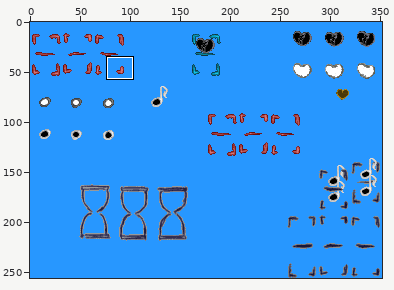
Sprite sheet, stored at gfx/cursor.png. Above: a wide view before the commit, with the close-up outlined.
Close-up. Before the edit:
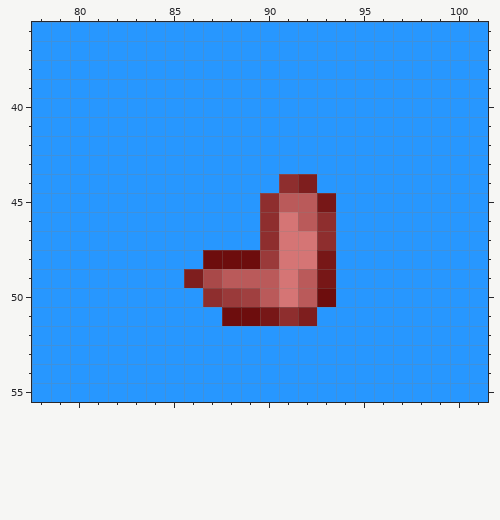
The file is 352x256 pixels. Colours within 5 levels of each other are drawn and written as one. Shown: x 78..101, y 36..55. The commit also changed other parts of the picture, which this record leaves out.
Once edited:
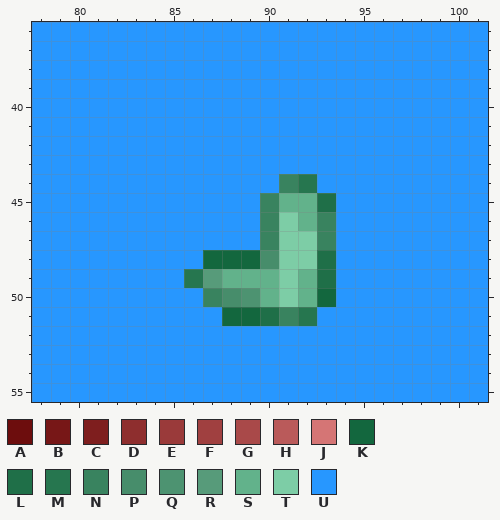
Palette (. is transparent): A #6d0d0d  B #771717  C #7e1e1e  D #8e2e2e  E #9a3a3a  F #a04040  G #a94949  H #ba5a5a  J #d57575  K #13673e  L #1f6f48  M #26764f  N #39835f  P #478d6b  Q #4d9371  R #579b7a  S #62b28b  T #7dcda6  U #2797ff
Changes in this commit:
@@ x 84..95 @@
 43 UUUUUUUUUUUU
-44 UUUUUUUDCUUU
-45 UUUUUUDHHBUU
-46 UUUUUUDJHDUU
-47 UUUUUUDJJDUU
-48 UUUAAAEJJBUU
-49 UUCGHHHJHBUU
-50 UUUDEFHJHAUU
-51 UUUUAABDCUUU
+44 UUUUUUUNMUUU
+45 UUUUUUNSSLUU
+46 UUUUUUNTSNUU
+47 UUUUUUNTTNUU
+48 UUUKKKPTTLUU
+49 UUMRSSSTSLUU
+50 UUUNPQSTSKUU
+51 UUUUKKLNMUUU
 52 UUUUUUUUUUUU
Changed places in both close-ups, as pixel boxes (x1, y1, x2, y2):
changed: (184, 174, 336, 326)
